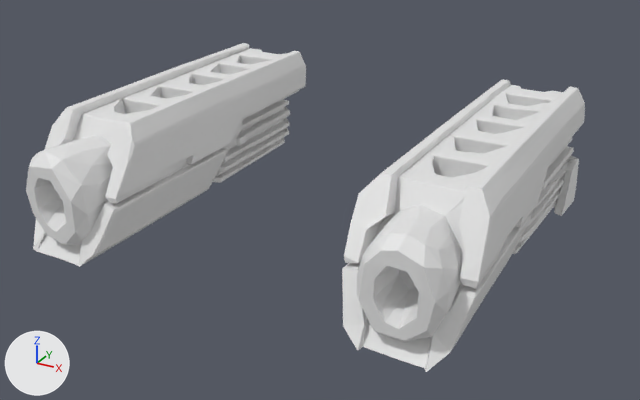
Before and after pictures for a commit that changed the OBJ model Assets/Resources/Models/Twins_M3/barrel.obj.
Camera for both pictures: a 50 mm lens placed at (0.754, -1.769, 0.659), pointed at (-0.012, -0.377, -0.037). The axes (+X, +Y, +Z) are drawn at lower left. The lights are the same throughout. The first picture is the older version. Where no turn or scale is listed for an object, it has been applied to the vertices.

The first picture shows 'barrel'.
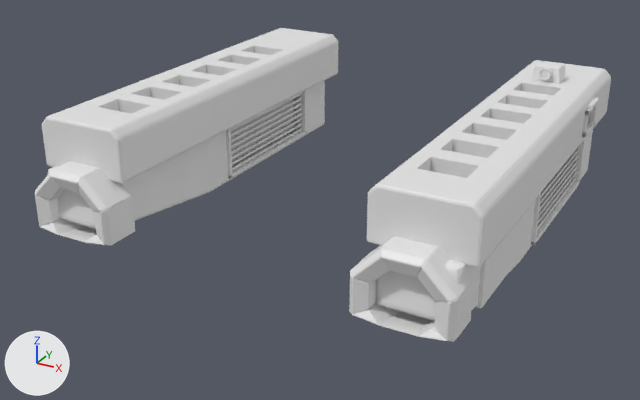
Where the change shows, as pixel boxes [x1, y1, x2, y2] in the pictures (640 x 400 px):
'barrel', reshaped: before [26, 43, 585, 372]; after [35, 28, 611, 342]
part 1 of me_barrel, added: after [539, 67, 552, 81]
part 2 of me_barrel, added: after [587, 97, 599, 110]
part 3 of me_barrel, added: after [541, 70, 550, 79]
part 4 of me_barrel, rebuilt (10% shorter): before [26, 43, 306, 267]; after [42, 28, 338, 229]
part 5 of me_barrel, rebuilt (11% shorter): before [342, 79, 585, 372]; after [367, 60, 611, 321]
part 6 of me_barrel, added: after [349, 61, 597, 342]
part 7 of me_barrel, added: after [35, 90, 307, 246]

Patch to the scene script:
```diff
--- a/Assets/Resources/Models/Twins_M3/barrel.obj.py
+++ b/Assets/Resources/Models/Twins_M3/barrel.obj.py
@@ me_barrel @@
 # used by ob_barrel; location = (0.0, 0.0, 0.0)
-me_barrel.from_pydata(...)  # 3884 vertices, 7907 faces; spans x -0.429..0.418, y -0.774..-0.056, z -0.076..0.166
+me_barrel.from_pydata(...)  # 4113 vertices, 8190 faces; spans x -0.426..0.426, y -0.739..0.125, z -0.067..0.191
+# me_barrel part 1: a new loose piece, a torus around y (ring radius 0.011, tube radius 0.004) spanning x 0.304..0.33, y -0.047..-0.037, z 0.165..0.191
+# me_barrel part 2: a new loose piece, an 8-sided cylinder along y spanning x 0.415..0.426, y -0.093..-0.037, z 0.133..0.144
+# me_barrel part 3: a new loose piece, a 12-sided cylinder along y spanning x 0.308..0.326, y -0.0448..-0.0378, z 0.1691..0.1871
+# me_barrel part 4: the loose piece of 2101 vertices spanning x -0.429..-0.22, y -0.774..-0.056, z -0.076..0.164 is rebuilt with 846 vertices and now spans x -0.415..-0.235, y -0.714..0.125, z -0.067..0.161
+# me_barrel part 5: the loose piece of 1783 vertices spanning x 0.21..0.418, y -0.773..-0.056, z -0.076..0.166 is rebuilt with 860 vertices and now spans x 0.235..0.415, y -0.714..0.125, z -0.067..0.161
+# me_barrel part 6: 1135 vertices added at x 0.232..0.421, y -0.739..0.01, z -0.062..0.191
+# me_barrel part 7: 1110 vertices added at x -0.421..-0.232, y -0.739..-0.001, z -0.062..0.135
+# other edits to the shape of me_barrel do not show in these pictures
```
